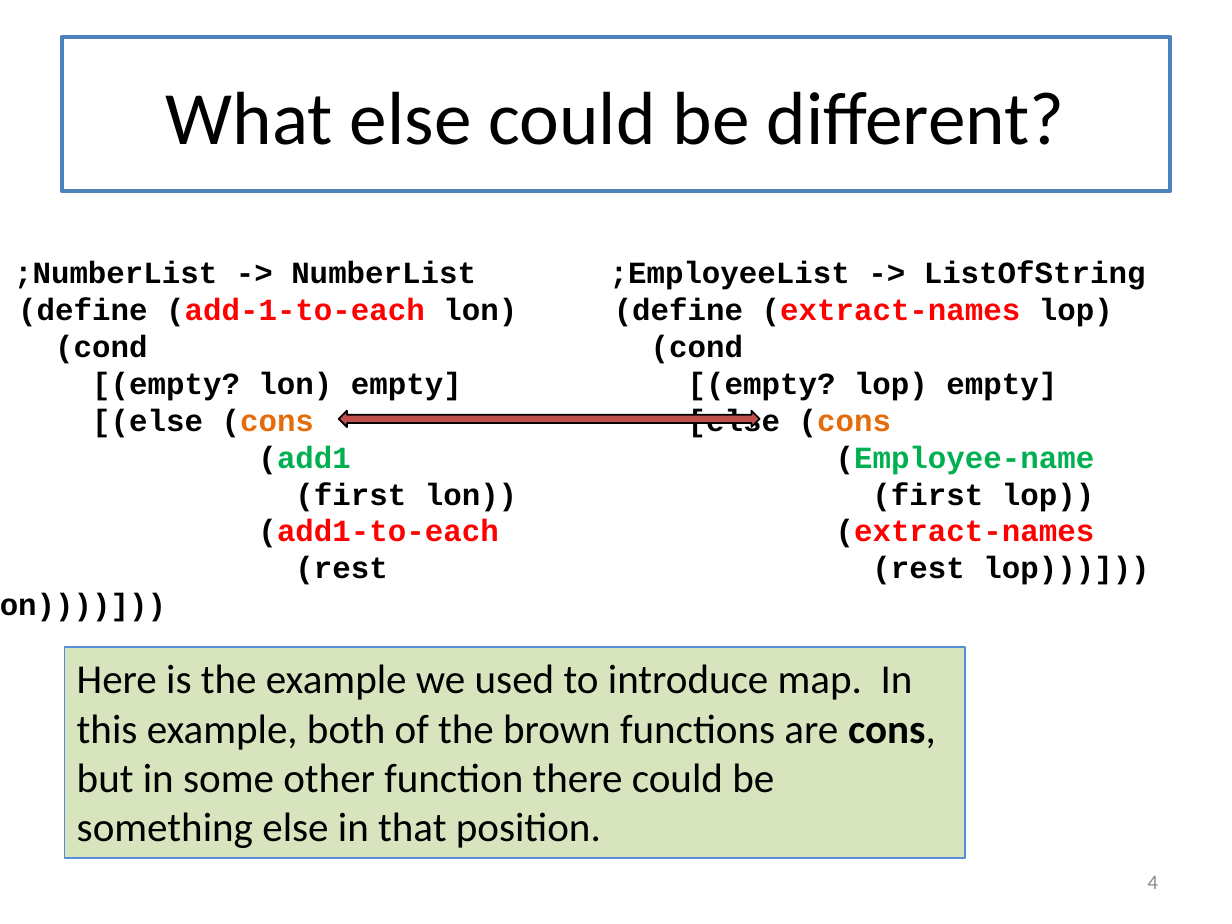
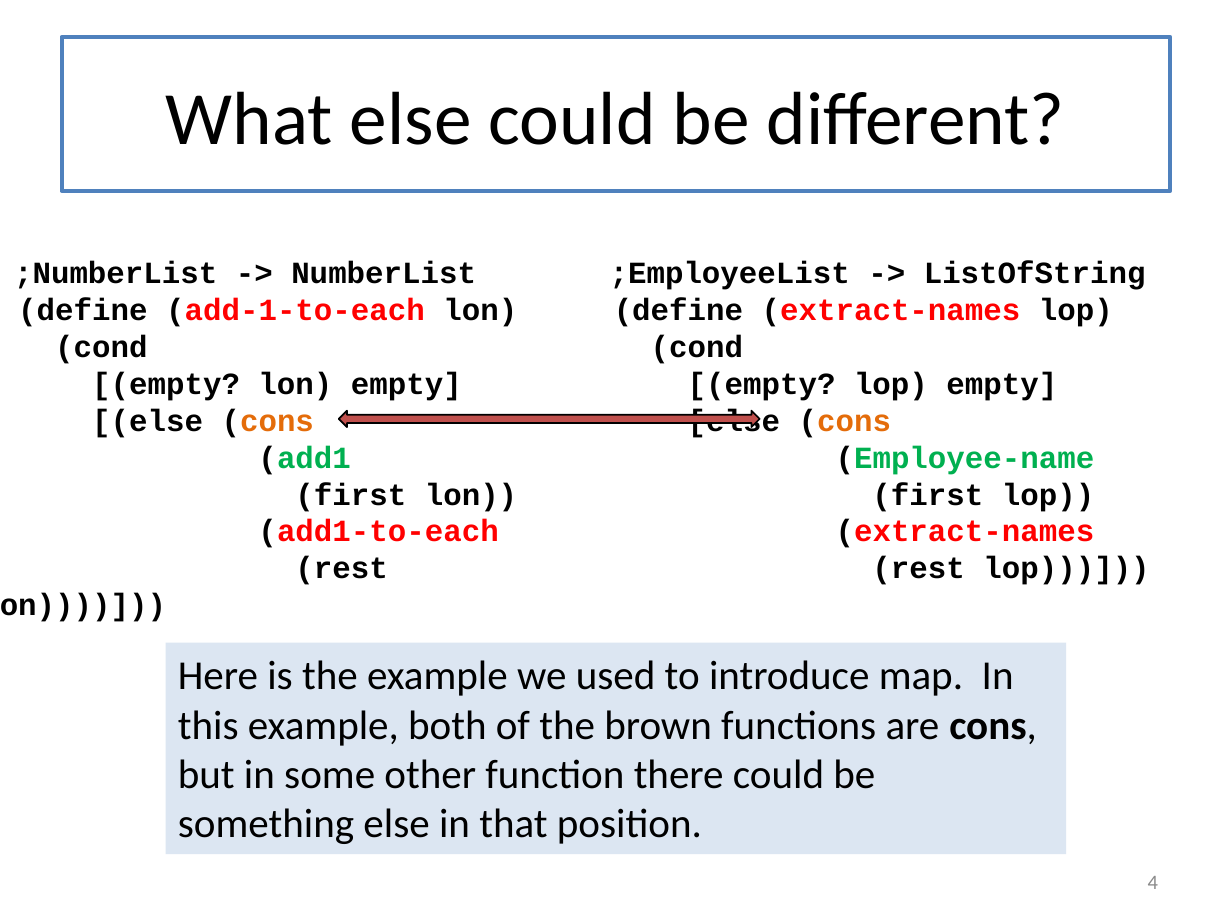
Before and after one commit to mwand/cs5010f17, a slide deck: slide 4 of Slides/Lesson 6.4 Foldr.pptx. Drawn at 1232x924 pixels with LibreOffice and Linux fonts; fonts in the diff are those of the drawing. Boxes give left, top, right and bottom in pixels: in the first picture for what was removed or moved away, otherwise in the second. Text is boxed around its words. In the diff, an @@ line names an element or a change of style, - is before the commit and + after.

```diff
--- a/Slides/Lesson 6.4 Foldr.pptx
+++ b/Slides/Lesson 6.4 Foldr.pptx
@@ rectangle "Here is the example we ...": place and size @@
-rectangle "Here is the example we ..." at bbox=[64, 647, 965, 859]
+rectangle "Here is the example we ..." at bbox=[166, 643, 1067, 855]
@@ rectangle "Here is the example we ..." at bbox=[166, 643, 1067, 855]: fill #D7E4BD to #DCE6F2; outline #558ED5 1 pt to none @@
```
Also in this commit, not shown: 13 other slides changed, 5 slides added, 1 slide removed, 7 other files.
